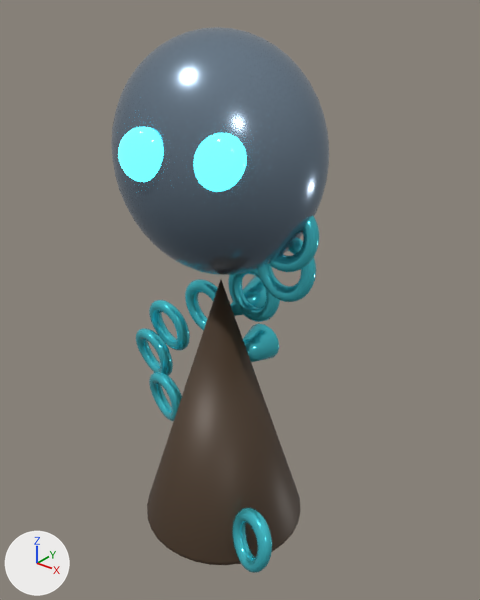
The glTF model public/models/pets/wisp_v6.glb: old version first, new version second.
Both versions are drawn from a 50 mm lens placed at (1.59, -1.87, 1.08), pointed at (0.07, 0.03, -0.1). The lights are fixed; the arrows at lower left show +X, +Y and +Z. The older version comes first. Where no turn or scale is listed for an object, it has been applied to the vertices. Vertices at exactly the same position are counted once.

Before the edit, the objects in view are built like this:
```python
ob_ectoplasm_tail_secondary = bpy.data.objects.new('ECTOPLASM_TAIL_SECONDARY', me_cone_552)
ob_ectoplasm_tail_secondary.location = (0.0, 0.0, -0.59)
ob_floating_skull_primary = bpy.data.objects.new('FLOATING_SKULL_PRIMARY', me_sphere_694)
ob_floating_skull_primary.location = (0.0, 0.0, 0.451)
ob_spectral_chain_accent = bpy.data.objects.new('SPECTRAL_CHAIN_ACCENT', me_torus_305)
ob_spectral_chain_accent.location = (0.287, 0.0, 0.205)
ob_spectral_chain_accent_001 = bpy.data.objects.new('SPECTRAL_CHAIN_ACCENT.001', me_torus_306)
ob_spectral_chain_accent_001.location = (0.255, 0.077, 0.057)
ob_spectral_chain_accent_002 = bpy.data.objects.new('SPECTRAL_CHAIN_ACCENT.002', me_torus_307)
ob_spectral_chain_accent_002.location = (0.077, 0.12, -0.09)
ob_spectral_chain_accent_003 = bpy.data.objects.new('SPECTRAL_CHAIN_ACCENT.003', me_torus_308)
ob_spectral_chain_accent_003.location = (-0.185, 0.11, -0.238)
ob_spectral_chain_accent_004 = bpy.data.objects.new('SPECTRAL_CHAIN_ACCENT.004', me_torus_309)
ob_spectral_chain_accent_004.location = (-0.412, 0.05, -0.385)
ob_spectral_chain_accent_005 = bpy.data.objects.new('SPECTRAL_CHAIN_ACCENT.005', me_torus_310)
ob_spectral_chain_accent_005.location = (-0.476, -0.031, -0.533)
ob_spectral_chain_accent_006 = bpy.data.objects.new('SPECTRAL_CHAIN_ACCENT.006', me_torus_311)
ob_spectral_chain_accent_006.location = (-0.315, -0.099, -0.681)
# also in view: 'EYE_EMISSIVE.001' at (0.23, -0.26, 0.55); 'EYE_EMISSIVE' at (-0.04, -0.35, 0.55); 'DORSAL_SPINE_ACCENT' at (0.0, 0.15, -0.43); 'SPECTRAL_CHAIN_ACCENT.008' at (0.35, -0.24, -1.02)
```
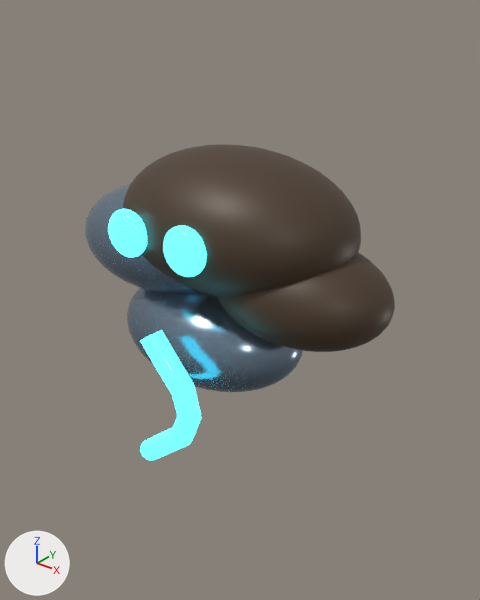
Changed parts and their boxes (x1, y1, x2, y2) in the pictures (480 x 600 px):
'FLOATING_SKULL_PRIMARY', deleted
    before: (111, 27, 329, 275)
'WISP_CLOUD_SECONDARY', added (brown)
    after: (123, 145, 361, 298)
'ECTOPLASM_TAIL_SECONDARY', deleted (brown)
    before: (147, 280, 300, 565)
'WISP_CLOUD_SECONDARY.001', added (brown)
    after: (218, 252, 395, 352)
'WISP_CLOUD_PRIMARY.001', added
    after: (127, 288, 303, 392)
'EYE_EMISSIVE.001', reshaped, moved (18% narrower, 12% shorter)
    before: (193, 133, 247, 192)
    after: (163, 225, 207, 277)
'WISP_RAINBOLT_EMISSIVE', added (cyan)
    after: (140, 330, 201, 461)
'WISP_CLOUD_PRIMARY', added
    after: (85, 184, 197, 293)
'EYE_EMISSIVE', reshaped, moved (15% narrower, 11% shorter)
    before: (118, 127, 164, 182)
    after: (108, 209, 147, 258)
'SPECTRAL_CHAIN_ACCENT.008', deleted (cyan)
    before: (232, 507, 272, 573)
'SPECTRAL_CHAIN_ACCENT.001', deleted (cyan)
    before: (258, 239, 316, 302)
'SPECTRAL_CHAIN_ACCENT.004', deleted (cyan)
    before: (149, 300, 190, 351)
'SPECTRAL_CHAIN_ACCENT.002', deleted (cyan)
    before: (228, 269, 280, 322)
'SPECTRAL_CHAIN_ACCENT', deleted (cyan)
    before: (269, 216, 319, 272)
'SPECTRAL_CHAIN_ACCENT.005', deleted (cyan)
    before: (136, 328, 173, 376)
'DORSAL_SPINE_ACCENT', deleted (cyan)
    before: (243, 323, 279, 362)
'SPECTRAL_CHAIN_ACCENT.006', deleted (cyan)
    before: (149, 372, 182, 422)
'SPECTRAL_CHAIN_ACCENT.003', deleted (cyan)
    before: (185, 279, 218, 331)
'DORSAL_SPINE_ACCENT.001', deleted (cyan)
    before: (231, 276, 266, 316)

Diff of the bpy script that builds the scene:
```diff
--- a/public/models/pets/wisp_v6.glb.py
+++ b/public/models/pets/wisp_v6.glb.py
@@ me_sphere_695 @@
-me_sphere_695.from_pydata(...)  # 266 vertices, 528 faces; spans x 0.012..0.187, y -0.081..0.028, z -0.061..0.128
+me_sphere_695.from_pydata(...)  # 266 vertices, 528 faces; spans x -0.09..0.09, y -0.05..0.05, z -0.09..0.09
+# me_sphere_695 part 1: 266 of 266 vertices moved; they spanned x 0.012..0.187, y -0.081..0.028, z -0.061..0.128 and now span x -0.09..0.09, y -0.05..0.05, z -0.09..0.09; mean shift (-0.1, 0.027, -0.033)
 me_sphere_695.materials.append(mat_deep_emissive)
@@ me_sphere_696 @@
-me_sphere_696.from_pydata(...)  # 266 vertices, 528 faces; spans x 0.001..0.175, y 0.0..0.11, z -0.061..0.128
+me_sphere_696.from_pydata(...)  # 266 vertices, 528 faces; spans x -0.09..0.09, y -0.05..0.05, z -0.09..0.09
+# me_sphere_696 part 2: 266 of 266 vertices moved; they spanned x 0.001..0.175, y 0.0..0.11, z -0.061..0.128 and now span x -0.09..0.09, y -0.05..0.05, z -0.09..0.09; mean shift (-0.088, -0.055, -0.033)
 me_sphere_696.materials.append(mat_deep_emissive)
@@ ob_floating_skull_primary @@
-ob_floating_skull_primary = bpy.data.objects.new('FLOATING_SKULL_PRIMARY', me_sphere_694)
@@ ob_eye_emissive @@
 ob_eye_emissive = bpy.data.objects.new('EYE_EMISSIVE', me_sphere_695)
-ob_eye_emissive.location = (-0.139, -0.32, 0.517)
+ob_eye_emissive.location = (-0.14, -0.35, 0.25)
@@ ob_eye_emissive_001 @@
 ob_eye_emissive_001 = bpy.data.objects.new('EYE_EMISSIVE.001', me_sphere_696)
-ob_eye_emissive_001.location = (0.139, -0.32, 0.517)
+ob_eye_emissive_001.location = (0.14, -0.35, 0.25)
@@ ob_spectral_chain_accent @@
-ob_spectral_chain_accent = bpy.data.objects.new('SPECTRAL_CHAIN_ACCENT', me_torus_305)
@@ ob_spectral_chain_accent_001 @@
-ob_spectral_chain_accent_001 = bpy.data.objects.new('SPECTRAL_CHAIN_ACCENT.001', me_torus_306)
@@ ob_spectral_chain_accent_002 @@
-ob_spectral_chain_accent_002 = bpy.data.objects.new('SPECTRAL_CHAIN_ACCENT.002', me_torus_307)
@@ ob_spectral_chain_accent_003 @@
-ob_spectral_chain_accent_003 = bpy.data.objects.new('SPECTRAL_CHAIN_ACCENT.003', me_torus_308)
@@ ob_spectral_chain_accent_004 @@
-ob_spectral_chain_accent_004 = bpy.data.objects.new('SPECTRAL_CHAIN_ACCENT.004', me_torus_309)
@@ ob_spectral_chain_accent_005 @@
-ob_spectral_chain_accent_005 = bpy.data.objects.new('SPECTRAL_CHAIN_ACCENT.005', me_torus_310)
@@ ob_spectral_chain_accent_006 @@
-ob_spectral_chain_accent_006 = bpy.data.objects.new('SPECTRAL_CHAIN_ACCENT.006', me_torus_311)
@@ ob_spectral_chain_accent_008 @@
-ob_spectral_chain_accent_008 = bpy.data.objects.new('SPECTRAL_CHAIN_ACCENT.008', me_torus_313)
@@ ob_ectoplasm_tail_secondary @@
-ob_ectoplasm_tail_secondary = bpy.data.objects.new('ECTOPLASM_TAIL_SECONDARY', me_cone_552)
@@ ob_dorsal_spine_accent @@
-ob_dorsal_spine_accent = bpy.data.objects.new('DORSAL_SPINE_ACCENT', me_cone_553)
@@ ob_dorsal_spine_accent_001 @@
-ob_dorsal_spine_accent_001 = bpy.data.objects.new('DORSAL_SPINE_ACCENT.001', me_cone_554)
@@ ob_wisp_rainbolt_emissive @@
+ob_wisp_rainbolt_emissive = bpy.data.objects.new('WISP_RAINBOLT_EMISSIVE', me_wisp_rainbolt)  # 84 vertices, 144 faces; spans x -0.084..0.225, y -0.445..-0.355, z -0.679..-0.076; in mat_deep_emissive (cyan #307c8b, glowing cyan #50edff)
+ob_wisp_rainbolt_emissive.location = (0.0, 0.0, 0.0)
@@ ob_wisp_cloud_primary_001 @@
+ob_wisp_cloud_primary_001 = bpy.data.objects.new('WISP_CLOUD_PRIMARY.001', me_sphere_820)  # a UV sphere (40 segments, 24 rings, poles along z) spanning x -0.42..0.42, y -0.294..0.294, z -0.231..0.231; in mat_deep_primary (greyish blue #8497aa)
+ob_wisp_cloud_primary_001.location = (-0.05, 0.0, -0.25)
@@ ob_wisp_cloud_secondary_001 @@
+ob_wisp_cloud_secondary_001 = bpy.data.objects.new('WISP_CLOUD_SECONDARY.001', me_sphere_819)  # a UV sphere (40 segments, 24 rings, poles along z) spanning x -0.36..0.36, y -0.252..0.252, z -0.198..0.198; in mat_deep_secondary (brown #4d3c2c)
+ob_wisp_cloud_secondary_001.location = (0.38, 0.0, 0.05)
@@ ob_wisp_cloud_secondary @@
+ob_wisp_cloud_secondary = bpy.data.objects.new('WISP_CLOUD_SECONDARY', me_sphere_818)  # a UV sphere (40 segments, 24 rings, poles along z) spanning x -0.5..0.5, y -0.35..0.35, z -0.275..0.275; in mat_deep_secondary (brown #4d3c2c)
+ob_wisp_cloud_secondary.location = (0.08, 0.0, 0.25)
@@ ob_wisp_cloud_primary @@
+ob_wisp_cloud_primary = bpy.data.objects.new('WISP_CLOUD_PRIMARY', me_sphere_817)  # a UV sphere (40 segments, 24 rings, poles along z) spanning x -0.4..0.4, y -0.28..0.28, z -0.22..0.22; in mat_deep_primary (greyish blue #8497aa)
+ob_wisp_cloud_primary.location = (-0.3, 0.0, 0.1)
```
